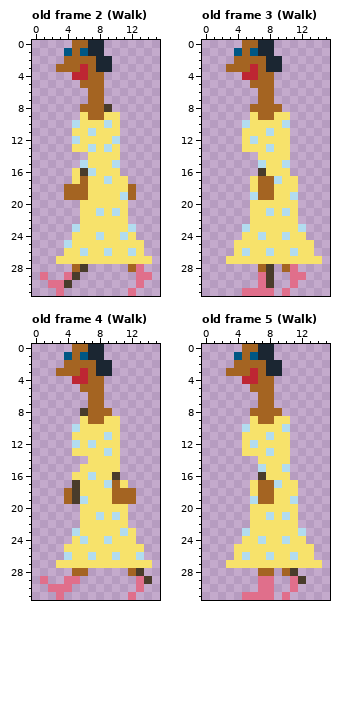
One commit to this pixel-art file: assets/Colleen.aseprite. The picture above is the old version.
16x32 pixels, 7 frames. Shown: old frame 2 (Walk), old frame 3 (Walk), old frame 4 (Walk), old frame 5 (Walk). The commit also changed other frames, which this record leaves out.
The result:
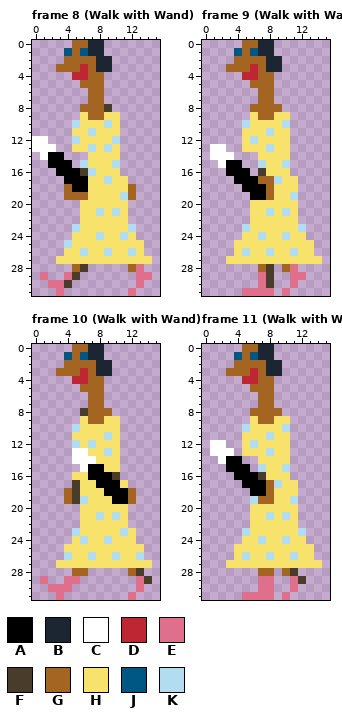
Palette (. is transparent): A #000000  B #1b2632  C #ffffff  D #be2633  E #e06f8b  F #493c2b  G #a46422  H #f7e26b  J #005784  K #b2dcef
A new or re-ordered frame is compared with the old frame closest to it.
From the commit log: feat: add Comet enemy and pickup logic for wand
Diff:
frames 7 -> 12
layer "Wand" added
Frame 8 (Walk with Wand) is new; against old frame 2 (Walk), layer "Wand":
y 12: x 0..1 .. -> CC
y 13: x 0..2 ... -> CCC
y 14: x 1..3 ... -> CAA
y 15: x 2..4 ... -> AAA
y 16: x 3..5 ..H -> AAA
y 17: x 4..6 .HG -> AAA
y 18: x 5..6 GG -> AA
Frame 9 (Walk with Wand) is new; against old frame 3 (Walk), layer "Wand":
y 13: x 1..2 .. -> CC
y 14: x 1..3 ... -> CCC
y 15: x 2..4 ... -> CAA
y 16: x 3..5 ... -> AAA
y 17: x 4..6 ..H -> AAA
y 18: x 5..7 .HG -> AAA
y 19: x 6..7 KG -> AA
Frame 10 (Walk with Wand) is new; against old frame 4 (Walk), layer "Wand":
y 13: x 5..6 HH -> CC
y 14: x 5..7 ..H -> CCC
y 15: x 6..8 HHH -> CAA
y 16: x 7..9 KHH -> AAA
y 17: x 8..10 HKG -> AAA
y 18: x 9..11 HGG -> AAA
y 19: x 10..11 GG -> AA
Frame 11 (Walk with Wand) is new; against old frame 5 (Walk), layer "Wand":
y 12: x 1..2 .. -> CC
y 13: x 1..3 ... -> CCC
y 14: x 2..4 ... -> CAA
y 15: x 3..5 ... -> AAA
y 16: x 4..6 ... -> AAA
y 17: x 5..7 .HG -> AAA
y 18: x 6..7 HG -> AA
Pixel boxes of the changes (left, top, right, bottom) in both pictures:
changed: (32, 136, 88, 192)
changed: (210, 144, 266, 200)
changed: (72, 448, 128, 504)
changed: (210, 440, 266, 496)
